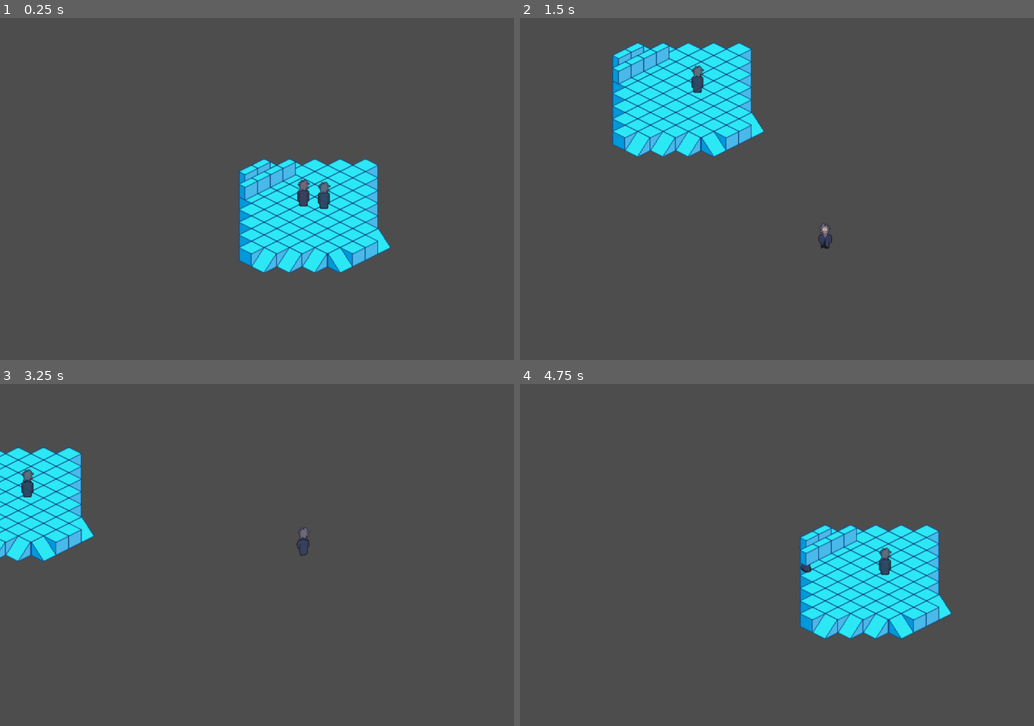
Above: before the commit, frames 1-4 (two rows, left to right).
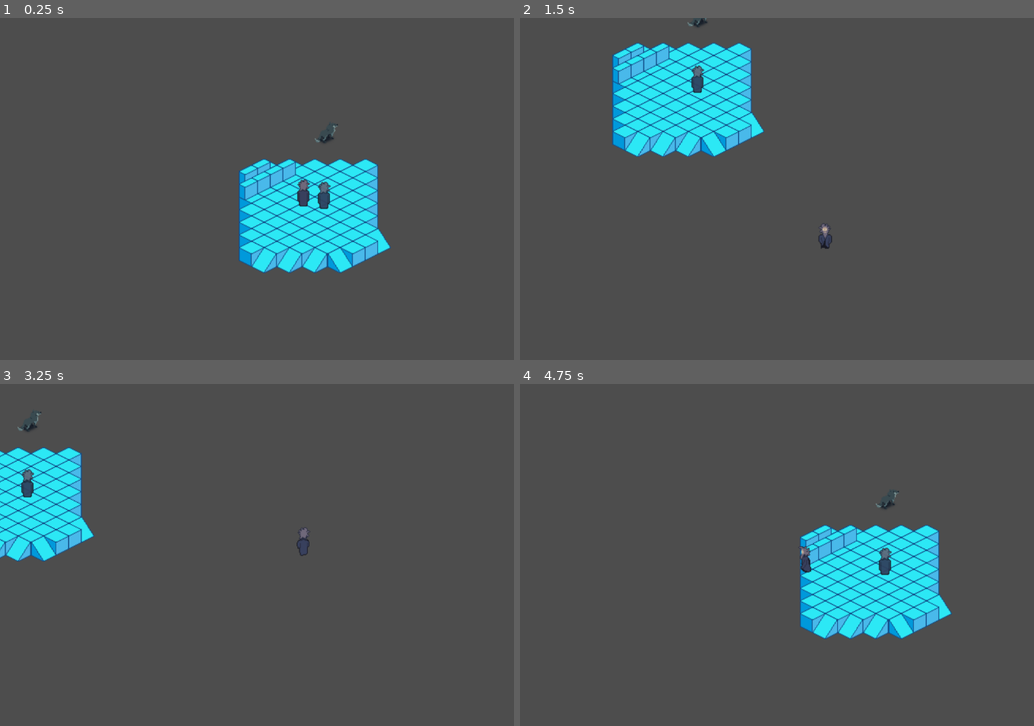
Above: after the commit, the same moments.

Repository: seanj29/LostEchoes
Game: Godot game, scene res://Scenes/Main.tscn
Same seed, same stepped clock (60 frames per second), same inputs: the game is played once before the commit and once after it.
Inputs:
- Up to frame 1 (0.25 s): no input
- Up to frame 2 (1.5 s): tap Enter at 0.5 s; hold Right (Right) 0.53-1.28 s; hold Space (Attack) 0.53-1.28 s; hold Down (Down) from 1.28 s (still down); tap Shift (Teleport) at 1.35 s
- Up to frame 3 (3.25 s): release Down (Down) at 2.03 s; hold Right (Right) 2.03-2.78 s; hold Space (Attack) 2.03-2.78 s; hold Up (Up) from 2.78 s (still down); tap Shift (Teleport) at 2.85 s
- Up to frame 4 (4.75 s): release Up (Up) at 3.53 s; hold Space (Attack) 3.53-4.28 s; hold Left (Left) from 3.53 s (still down); tap Shift (Teleport) at 4.35 s

The runs differ from the first frame. In frame 1, less than 0.1% of the frame differs, in the area x 61-66%, y 30-37%; in frame 2, less than 0.1%; in frame 3, less than 0.1%; in frame 4, 0.2%, in the area x 54-74%, y 31-54%.

Commit message:
I probably should not be alloed to refactor

Diff:
--- a/Scenes/FSMS/PawnAnimMachineScene.tscn
+++ b/Scenes/FSMS/PawnAnimMachineScene.tscn
@@ -1,9 +1,9 @@
 [gd_scene load_steps=5 format=3 uid="uid://bhntxqpi6vjbh"]
 
-[ext_resource type="Script" path="res://Scripts/Utils/FSM/State Machines/anim_state_machine.gd" id="1_mi5un"]
-[ext_resource type="Script" path="res://Scripts/Utils/FSM/States/walk_anim_state.gd" id="2_h82en"]
-[ext_resource type="Script" path="res://Scripts/Utils/FSM/States/idle_anim_state.gd" id="3_8o3to"]
-[ext_resource type="Script" path="res://Scripts/Utils/FSM/States/attack_anim_state.gd" id="4_4m4ip"]
+[ext_resource type="Script" path="res://Scripts/Anims/FSM/State Machines/anim_state_machine.gd" id="1_mi5un"]
+[ext_resource type="Script" path="res://Scripts/Anims/FSM/States/walk_anim_state.gd" id="2_h82en"]
+[ext_resource type="Script" path="res://Scripts/Anims/FSM/States/idle_anim_state.gd" id="3_8o3to"]
+[ext_resource type="Script" path="res://Scripts/Anims/FSM/States/attack_anim_state.gd" id="4_4m4ip"]
 
 [node name="AnimMachineScene" type="Node" node_paths=PackedStringArray("current_state")]
 script = ExtResource("1_mi5un")
--- a/Scenes/FSMS/ShotAnimStateMachine.tscn
+++ b/Scenes/FSMS/ShotAnimStateMachine.tscn
@@ -1,7 +1,7 @@
 [gd_scene load_steps=3 format=3 uid="uid://txf8kjwl5esb"]
 
-[ext_resource type="Script" path="res://Scripts/Utils/FSM/State Machines/anim_state_machine.gd" id="1_6ljte"]
-[ext_resource type="Script" path="res://Scripts/Utils/FSM/States/shot_anim_state.gd" id="2_awpjg"]
+[ext_resource type="Script" path="res://Scripts/Anims/FSM/State Machines/anim_state_machine.gd" id="1_6ljte"]
+[ext_resource type="Script" path="res://Scripts/Anims/FSM/States/shot_anim_state.gd" id="2_awpjg"]
 
 [node name="AnimStateMachine" type="Node" node_paths=PackedStringArray("current_state")]
 script = ExtResource("1_6ljte")
--- a/Scenes/Main.tscn
+++ b/Scenes/Main.tscn
@@ -6,6 +6,7 @@
 [ext_resource type="PackedScene" uid="uid://c5u1ux0sy1bwg" path="res://Scenes/Ghosts.tscn" id="3_a4wib"]
 [ext_resource type="Resource" uid="uid://dn3wfxt11ajx3" path="res://Resources/ReplayTemplate.tres" id="4_tak1t"]
 [ext_resource type="PackedScene" uid="uid://b0xfavp1c8ort" path="res://Scenes/IceShotSpawner.tscn" id="6_1vdh3"]
+[ext_resource type="PackedScene" uid="uid://h30slfed1d4d" path="res://Scenes/Wolf.tscn" id="7_gfrg6"]
 
 [node name="Level" type="Node2D"]
 script = ExtResource("1_8dsxi")
@@ -14,6 +15,7 @@
 [node name="TileMap" parent="." instance=ExtResource("1_s360k")]
 
 [node name="PlayerCharacter" parent="." instance=ExtResource("2_gi58w")]
+z_index = 1
 position = Vector2(396, 246)
 
 [node name="Ghost_1" parent="." instance=ExtResource("3_a4wib")]
@@ -25,3 +27,7 @@
 
 [node name="IceShotSpawner" parent="." node_paths=PackedStringArray("Root") instance=ExtResource("6_1vdh3")]
 Root = NodePath("..")
+
+[node name="WolfBody" parent="." instance=ExtResource("7_gfrg6")]
+y_sort_enabled = true
+position = Vector2(424, 173)
--- a/Scenes/PlayerCharacter.tscn
+++ b/Scenes/PlayerCharacter.tscn
@@ -11,7 +11,7 @@
 [node name="PlayerChar" type="CharacterBody2D" node_paths=PackedStringArray("TeleportTimer", "AttackTimer") groups=["pawns"]]
 y_sort_enabled = true
 collision_layer = 2
-collision_mask = 3
+collision_mask = 11
 script = ExtResource("1_p628c")
 CurrentReplayResource = ExtResource("2_mqgb5")
 TeleportTimer = NodePath("TeleportTimer")
--- a/Scenes/wolf_body.tscn
+++ b/Scenes/Wolf.tscn
@@ -138,11 +138,12 @@
 "speed": 7.0
 }]
 
-[sub_resource type="CapsuleShape2D" id="CapsuleShape2D_4xxdp"]
-radius = 16.0
-height = 40.0
+[sub_resource type="RectangleShape2D" id="RectangleShape2D_yuayu"]
+size = Vector2(17, 9)
 
 [node name="WolfBody" type="CharacterBody2D" node_paths=PackedStringArray("AttackTimer")]
+collision_layer = 8
+collision_mask = 15
 script = ExtResource("1_uaxky")
 AttackTimer = NodePath("AttackTimer")
 
@@ -153,7 +154,8 @@
 frame_progress = 0.739069
 
 [node name="CollisionShape2D" type="CollisionShape2D" parent="."]
-shape = SubResource("CapsuleShape2D_4xxdp")
+position = Vector2(2.5, 10)
+shape = SubResource("RectangleShape2D_yuayu")
 
 [node name="AttackTimer" type="Timer" parent="."]
 process_callback = 0
--- a/Scripts/PawnScripts/wolf_script.gd
+++ b/Scripts/PawnScripts/wolf_script.gd
@@ -1 +1,12 @@
+class_name WolfScript
+
 extends CharInput
+
+@onready var sprite: AnimatedSprite2D = $AnimatedSprite2D
+
+
+func _ready():
+    sprite.play("Idle_NE")
+
+func _physics_process(_delta):
+    pass
Not shown: 1 places in Scenes/Main.tscn that only renumber resources
Renamed: Scripts/Utils/FSM/State Machines/anim_state_machine.gd -> Scripts/Anims/FSM/State Machines/anim_state_machine.gd
Renamed: Scripts/Utils/FSM/States/anim_state.gd -> Scripts/Anims/FSM/States/anim_state.gd
Renamed: Scripts/Utils/FSM/States/attack_anim_state.gd -> Scripts/Anims/FSM/States/attack_anim_state.gd
Renamed: Scripts/Utils/FSM/States/idle_anim_state.gd -> Scripts/Anims/FSM/States/idle_anim_state.gd
Renamed: Scripts/Utils/FSM/States/pawn_anim_state.gd -> Scripts/Anims/FSM/States/pawn_anim_state.gd
Renamed: Scripts/Utils/FSM/States/shot_anim_state.gd -> Scripts/Anims/FSM/States/shot_anim_state.gd
Renamed: Scripts/Utils/FSM/States/walk_anim_state.gd -> Scripts/Anims/FSM/States/walk_anim_state.gd
Renamed: Scripts/Utils/FSM/state.gd -> Scripts/Anims/FSM/state.gd
Renamed: Scripts/Utils/FSM/state_machine.gd -> Scripts/Anims/FSM/state_machine.gd
